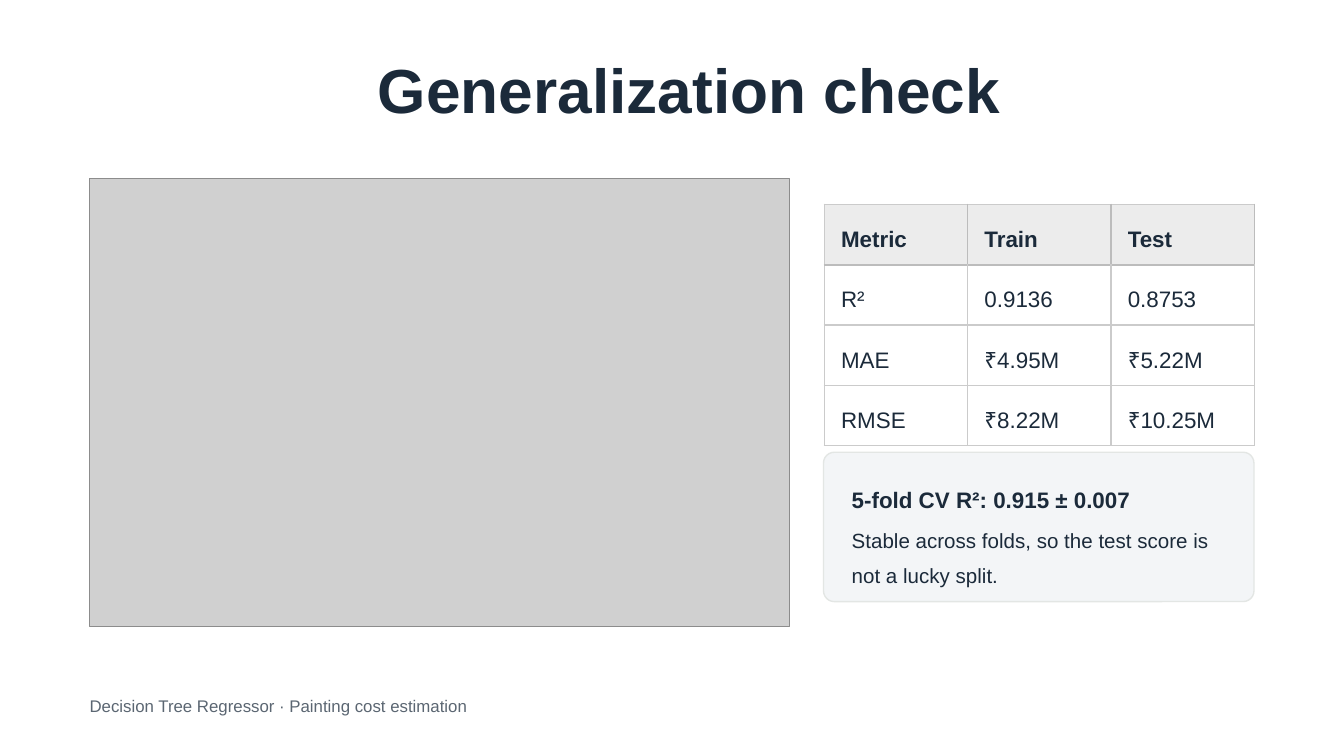
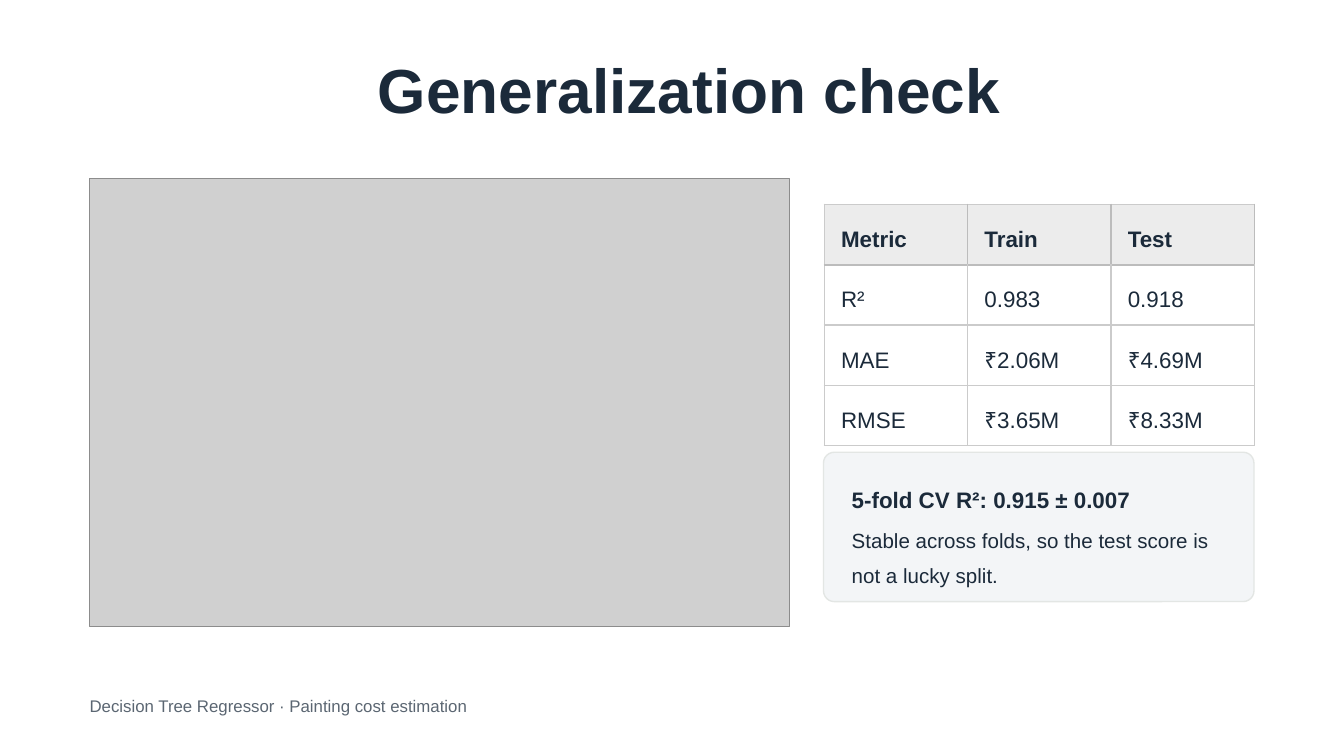
Before and after one commit to Goutam363/painting-cost-prediction, a slide deck: slide 13 of ML_Project_9_Group_3_Presentation.pptx (slide 14 before the commit). Drawn at 1344x756 pixels with LibreOffice and Linux fonts; fonts in the diff are those of the drawing; grey boxes stand for pictures. Boxes give left, top, right and bottom in pixels: in the first picture for what was removed or moved away, otherwise in the second. Text is boxed around its words. In the diff, an @@ line names an element or a change of style, - is before the commit and + after.

```diff
--- a/ML_Project_9_Group_3_Presentation.pptx
+++ b/ML_Project_9_Group_3_Presentation.pptx
@@ table at <box>824,204,1255,645</box> @@
-row 2, column 2: 0.9136
+row 2, column 2: 0.983
-row 2, column 3: 0.8753
+row 2, column 3: 0.918
-row 3, column 2: ₹4.95M
+row 3, column 2: ₹2.06M
-row 3, column 3: ₹5.22M
+row 3, column 3: ₹4.69M
-row 4, column 2: ₹8.22M
+row 4, column 2: ₹3.65M
-row 4, column 3: ₹10.25M
+row 4, column 3: ₹8.33M
```
Also in this commit, not shown: 1 other slide changed, 1 slide removed.
